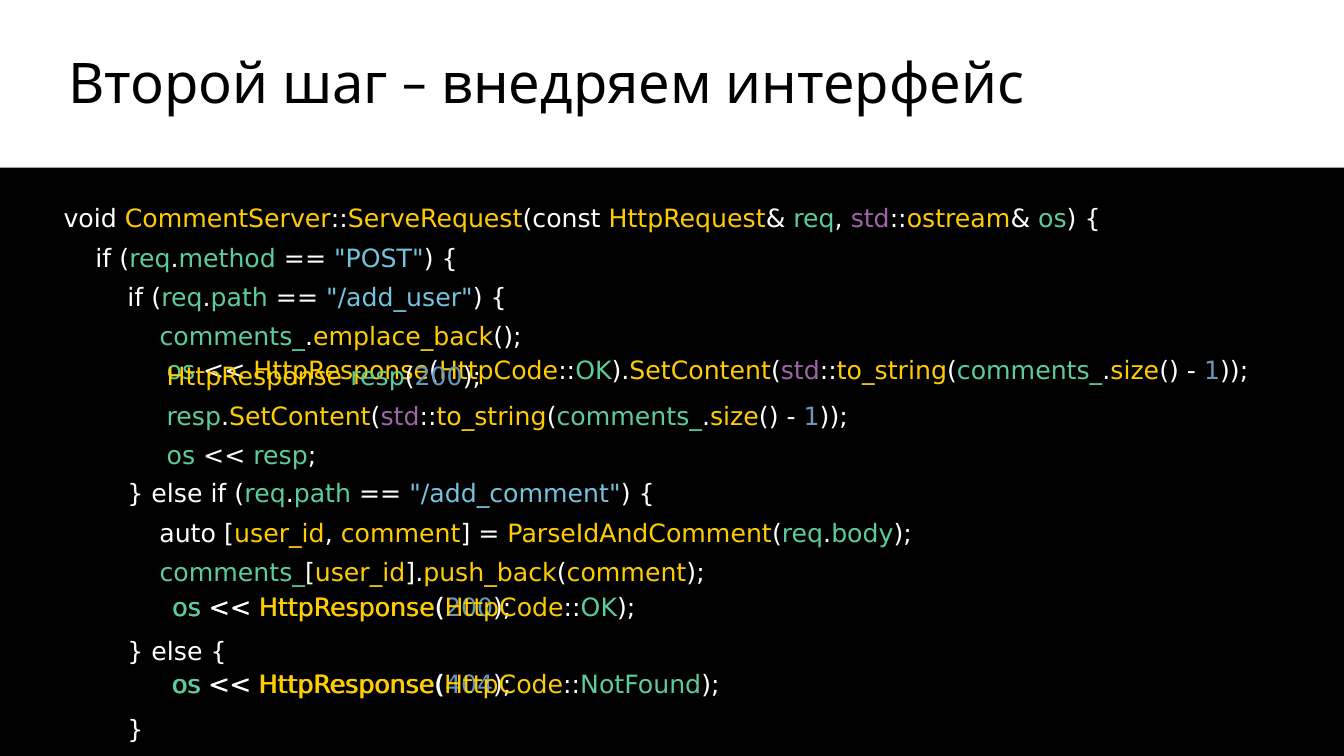
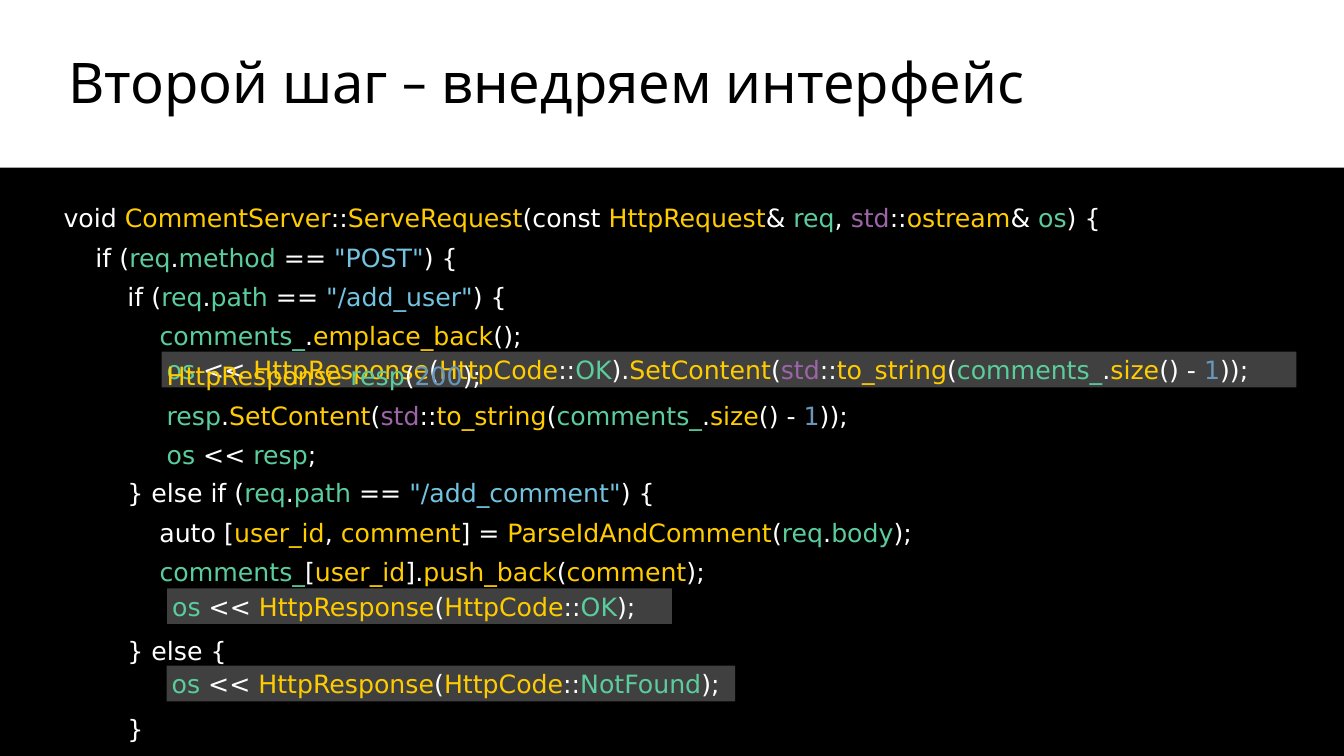
Before and after one commit to ishfb/secr2017, a slide deck: slide 16 of slides.pptx. Drawn at 1344x756 pixels with LibreOffice and Linux fonts; fonts in the diff are those of the drawing. Boxes give left, top, right and bottom in pixels: in the first picture for what was removed or moved away, otherwise in the second. Text is boxed around its words. In the diff, an @@ line names an element or a change of style, - is before the commit and + after.

```diff
--- a/slides.pptx
+++ b/slides.pptx
@@ rectangle "os << HttpResponse(HttpCode::OK).SetContent(std::to_string(c ...": place and size @@
-rectangle "os << HttpResponse(HttpCode::OK).SetContent(std::to_string(c ..." at <box>167,360,1178,431</box>
+rectangle "os << HttpResponse(HttpCode::OK).SetContent(std::to_string(c ..." at <box>162,352,1297,388</box>
@@ rectangle "os << HttpResponse(HttpCode::OK);": place and size @@
-rectangle "os << HttpResponse(HttpCode::OK);" at <box>167,450,635,622</box>
+rectangle "os << HttpResponse(HttpCode::OK);" at <box>167,588,673,624</box>
@@ fill none to #404040 in 3 elements at <box>162,352,1297,388</box>, <box>167,588,673,624</box>, <box>167,666,736,702</box> @@
@@ rectangle "os << HttpResponse(HttpCode::NotFound);": place and size @@
-rectangle "os << HttpResponse(HttpCode::NotFound);" at <box>258,596,719,699</box>
+rectangle "os << HttpResponse(HttpCode::NotFound);" at <box>167,666,736,702</box>
```
Also in this commit, not shown: 1 other slide changed, 1 other file.
